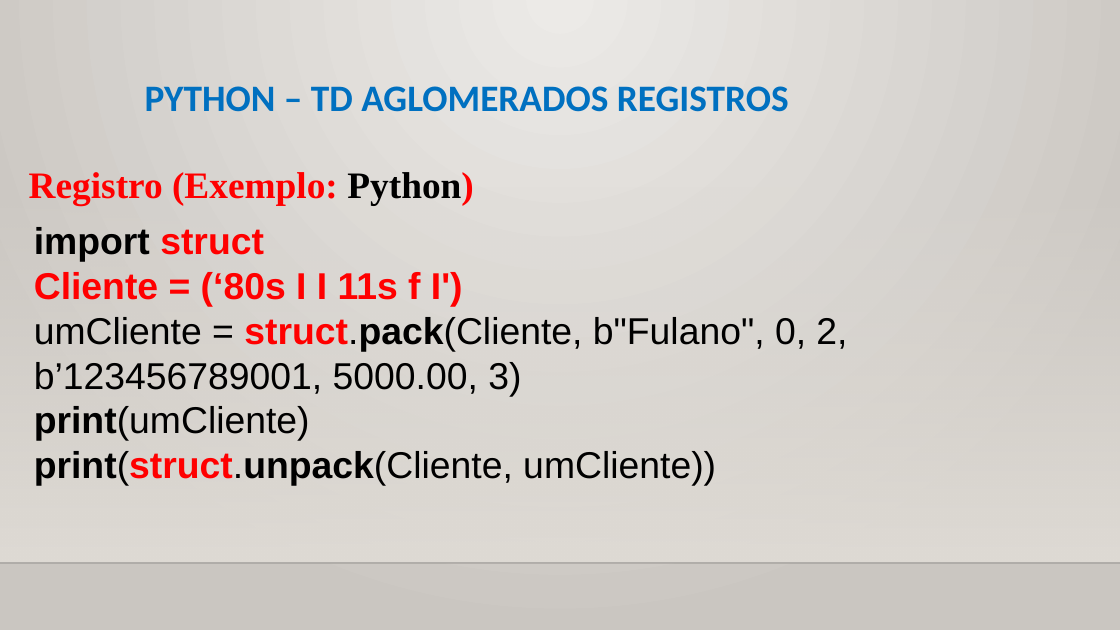
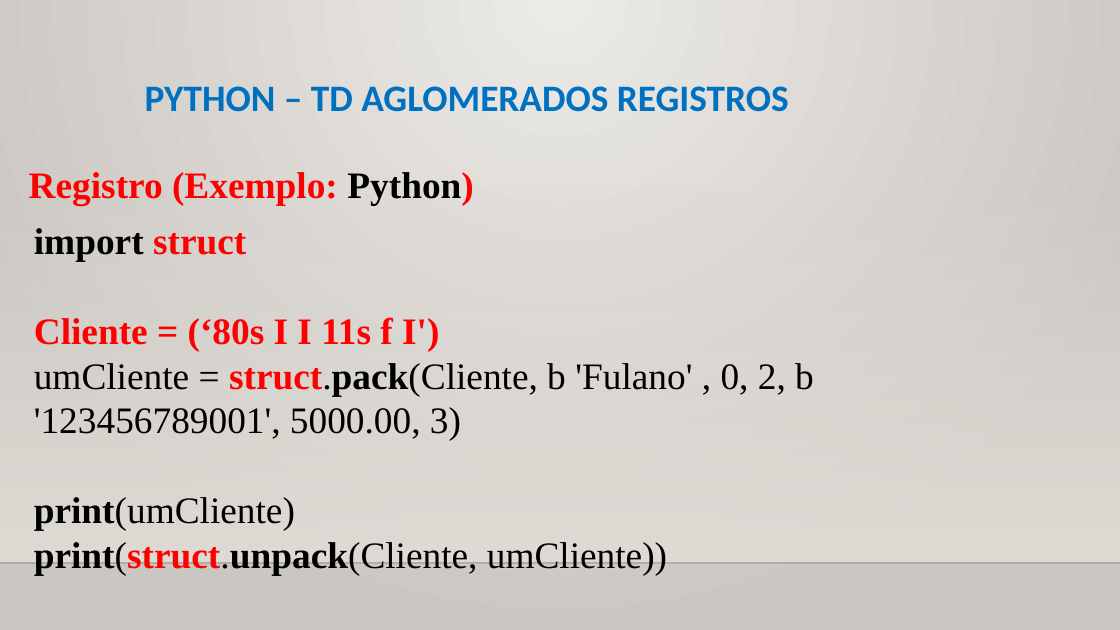
Before and after one commit to CloudEducationBrazil/WydenPythonParadigmas, a slide deck: slide 15 of 01 Classes/Aula 07 Programação Python - Tipos de Dados Aglomerados.pptx. Drawn at 1120x630 pixels with LibreOffice and Linux fonts; fonts in the diff are those of the drawing; background and template pictures are left out. Boxes give left, top, right and bottom in pixels: in the first picture for what was removed or moved away, otherwise in the second. Text is boxed around its words. In the diff, an @@ line names an element or a change of style, - is before the commit and + after.

Commit message:
Aula Python Paradigmas 09Set2025 ...

```diff
--- a/01 Classes/Aula 07 Programação Python - Tipos de Dados Aglomerados.pptx
+++ b/01 Classes/Aula 07 Programação Python - Tipos de Dados Aglomerados.pptx
@@ text at box(34, 228, 667, 575): font Arial to Times New Roman in "import struct", "Cliente = (‘80s I I 11s f ...", "print(umCliente)", "print(struct.unpack(Cliente, umCliente))" @@
@@ text at box(34, 363, 814, 441): text changed; font Arial to Times New Roman @@
-umCliente = struct.pack(Cliente, b"Fulano", 0, 2, b’123456789001, 5000.00, 3)
+umCliente = struct.pack(Cliente, b 'Fulano' , 0, 2, b '123456789001', 5000.00, 3)
```
Also in this commit, not shown: 13 other slides changed, 3 other files.
